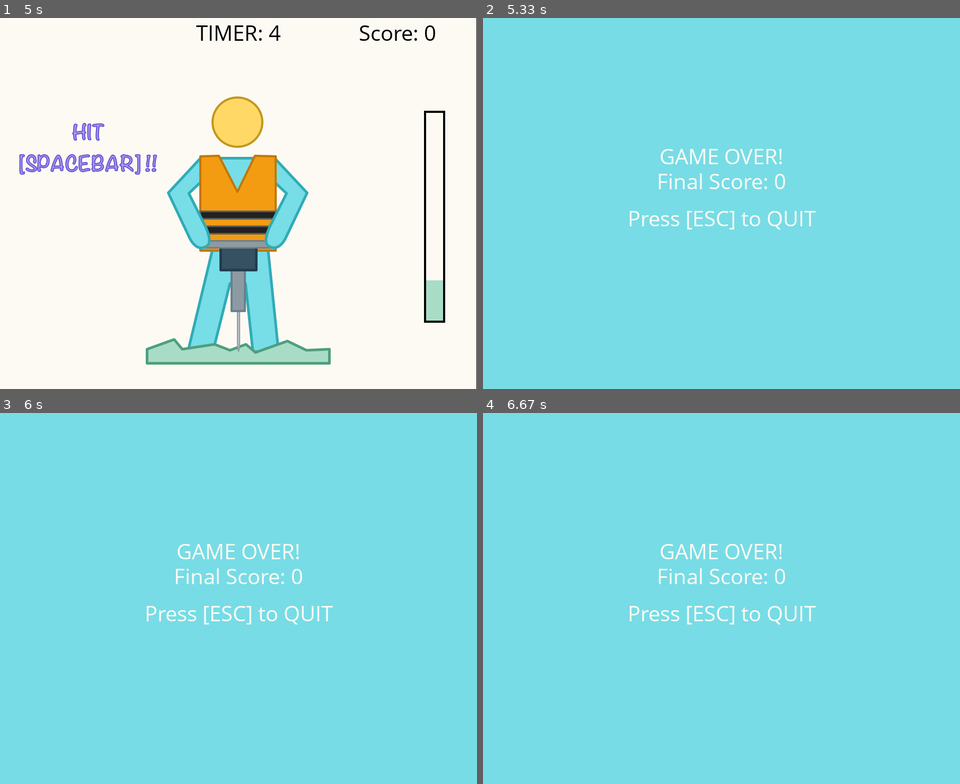
Above: before the commit, frames 1-4 (two rows, left to right).
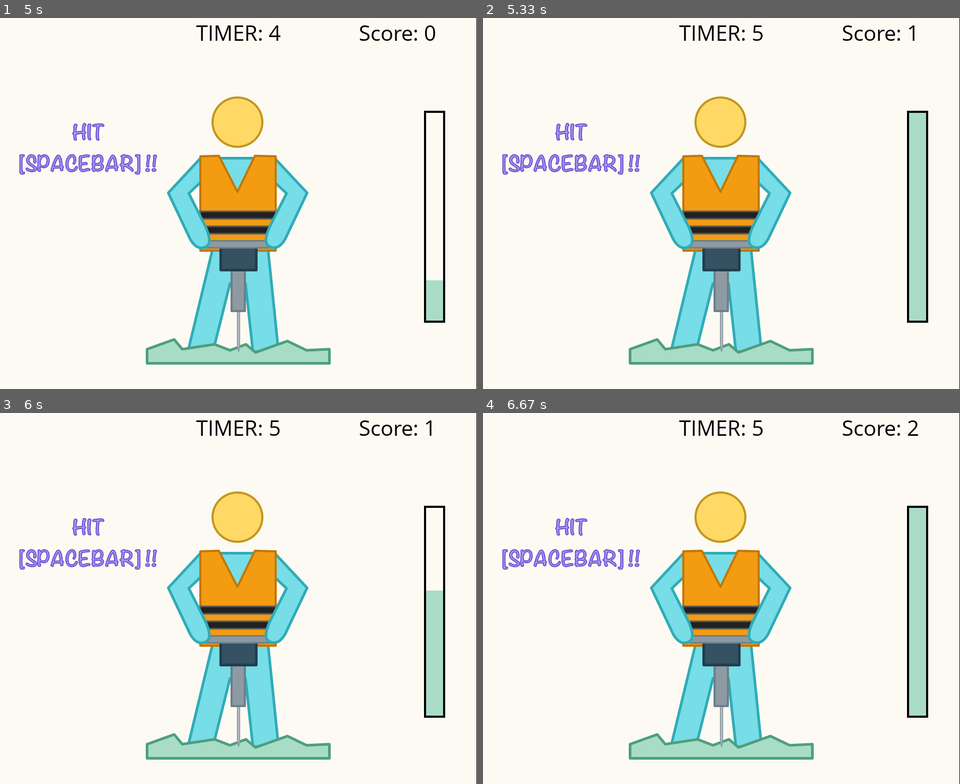
Above: after the commit, the same moments.

Repository: jwl-7/Stick-Bop
Game: pygame game, started from stick-bop.py
Same seed, same stepped clock (60 frames per second), same inputs: the game is played once before the commit and once after it.
Inputs:
- Up to frame 1 (5 s): tap Enter at 0.33 s; tap Space at 3.3, 4, 4.4, 4.7, 4.9 s
- Up to frame 2 (5.33 s): tap Space at 5.23 s
- Up to frame 3 (6 s): tap Space at 5.53, 5.73 s
- Up to frame 4 (6.67 s): tap Space at 6.03, 6.3, 6.63 s

Frame 1 is identical in both runs. In frame 2, 96% of the frame differs, in the area x 0-100%, y 0-100%; in frame 3, 96%; in frame 4, 96%.

Commit message:
fixed score counter

Diff:
--- a/stick-bop.py
+++ b/stick-bop.py
@@ -130,6 +130,7 @@
     jackhammer1_img = pygame.transform.scale(jackhammer1_img, (SCREEN_WIDTH, SCREEN_HEIGHT), screen)
     screen.blit(jackhammer1_img, [0, 0])
 
+    global SCORE
     count = 0
     count_down = 5
     start_time = pygame.time.get_ticks()
@@ -165,9 +166,8 @@
         draw_progress_bar(screen, SCREEN_WIDTH - 100, SCREEN_HEIGHT / 4, count * 20)
 
         if count >= 5 and count_down_timer > 0:
-            screen.fill(WHITE)
-            draw_text(screen, BLUE, 'YOU WIN!', 100, SCREEN_WIDTH / 2, SCREEN_HEIGHT / 2.5)
-            break
+            SCORE += 1
+            return True
         elif count_down_timer <= 0:
             return False
 
@@ -220,7 +220,10 @@
         elif scene_jackhammer:
             task_completed = task_jackhammer()
             scene_jackhammer = False
-        if not task_completed:
+
+        if task_completed:
+            scene_jackhammer = True
+        elif not task_completed:
             game_end()
 
         for event in pygame.event.get():
